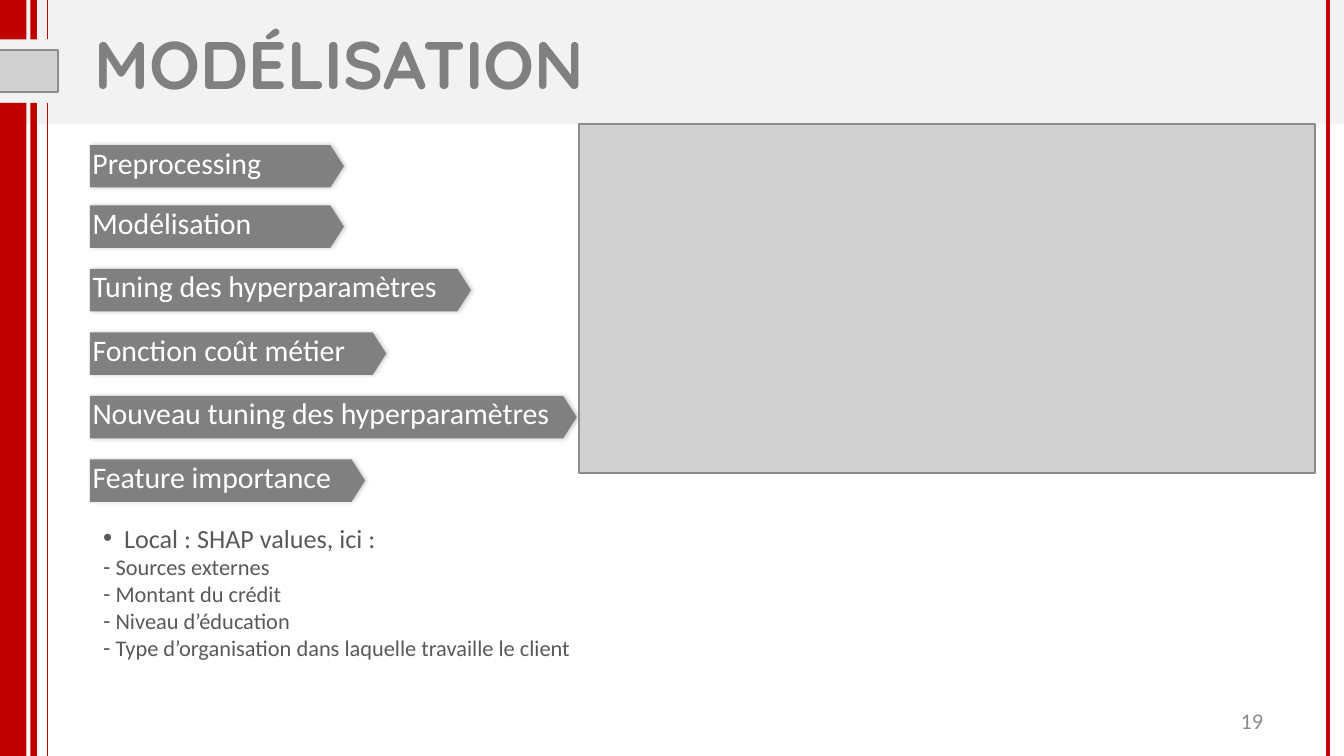
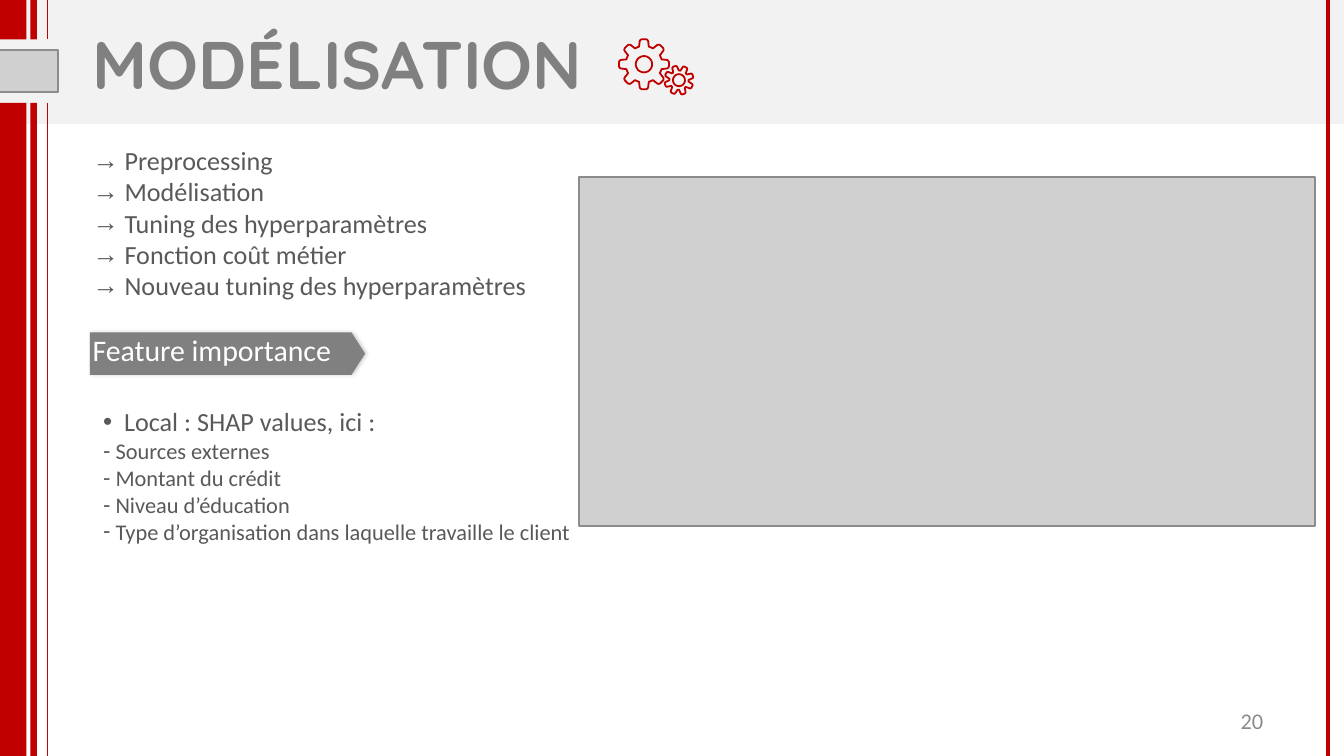
Before and after one commit to florabajolet/OCR7_scoring, a slide deck: slide 20 of P7_presentation.pptx (slide 19 before the commit). Drawn at 1344x756 pixels with LibreOffice and Linux fonts; fonts in the diff are those of the drawing; grey boxes stand for pictures. Boxes give left, top, right and bottom in pixels: in the first picture for what was removed or moved away, otherwise in the second. Text is boxed around its words. In the diff, an @@ line names an element or a change of style, - is before the commit and + after.

```diff
--- a/P7_presentation.pptx
+++ b/P7_presentation.pptx
@@ title "MODÉLISATION" at box(93, 28, 582, 90): alignment centre to left @@
@@ freeform shape added at box(620, 39, 669, 89), outline #C00000 0.96 pt @@
@@ freeform shape added at box(665, 66, 694, 94), outline #C00000 0.96 pt @@
@@ pentagon arrow removed at box(90, 145, 344, 187) @@
@@ text removed at box(92, 153, 261, 179) @@
-Preprocessing
@@ text added at box(125, 152, 526, 300), 14 pt, text #595959 @@
+→ Preprocessing
+→ Modélisation
+→ Tuning des hyperparamètres
+→ Fonction coût métier
+→ Nouveau tuning des hyperparamètres
@@ picture: place and size @@
-picture at box(579, 124, 1316, 473)
+picture at box(579, 177, 1316, 527)
@@ pentagon arrow removed at box(90, 206, 344, 247) @@
@@ text removed at box(92, 213, 251, 234) @@
-Modélisation
@@ pentagon arrow removed at box(90, 269, 470, 310) @@
@@ text removed at box(93, 276, 436, 302) @@
-Tuning des hyperparamètres
@@ text "Feature importance": place and size @@
-text "Feature importance" at box(93, 467, 331, 493)
+text "Feature importance" at box(93, 340, 331, 366)
@@ pentagon arrow: place and size @@
-pentagon arrow at box(90, 332, 386, 374)
+pentagon arrow at box(90, 332, 366, 374)
@@ text removed at box(93, 340, 345, 361) @@
-Fonction coût métier
@@ text "Local : SHAP values, ici ...": place and size @@
-text "Local : SHAP values, ici ..." at box(116, 530, 570, 660)
+text "Local : SHAP values, ici ..." at box(116, 413, 570, 544)
@@ pentagon arrow removed at box(90, 396, 577, 438) @@
@@ text removed at box(93, 403, 549, 429) @@
-Nouveau tuning des hyperparamètres
@@ pentagon arrow removed at box(90, 460, 366, 501) @@
@@ page number at box(1241, 714, 1264, 729): text changed @@
-19
+20
```
Also in this commit, not shown: 20 other slides changed, 3 slides added, 19 other files.
